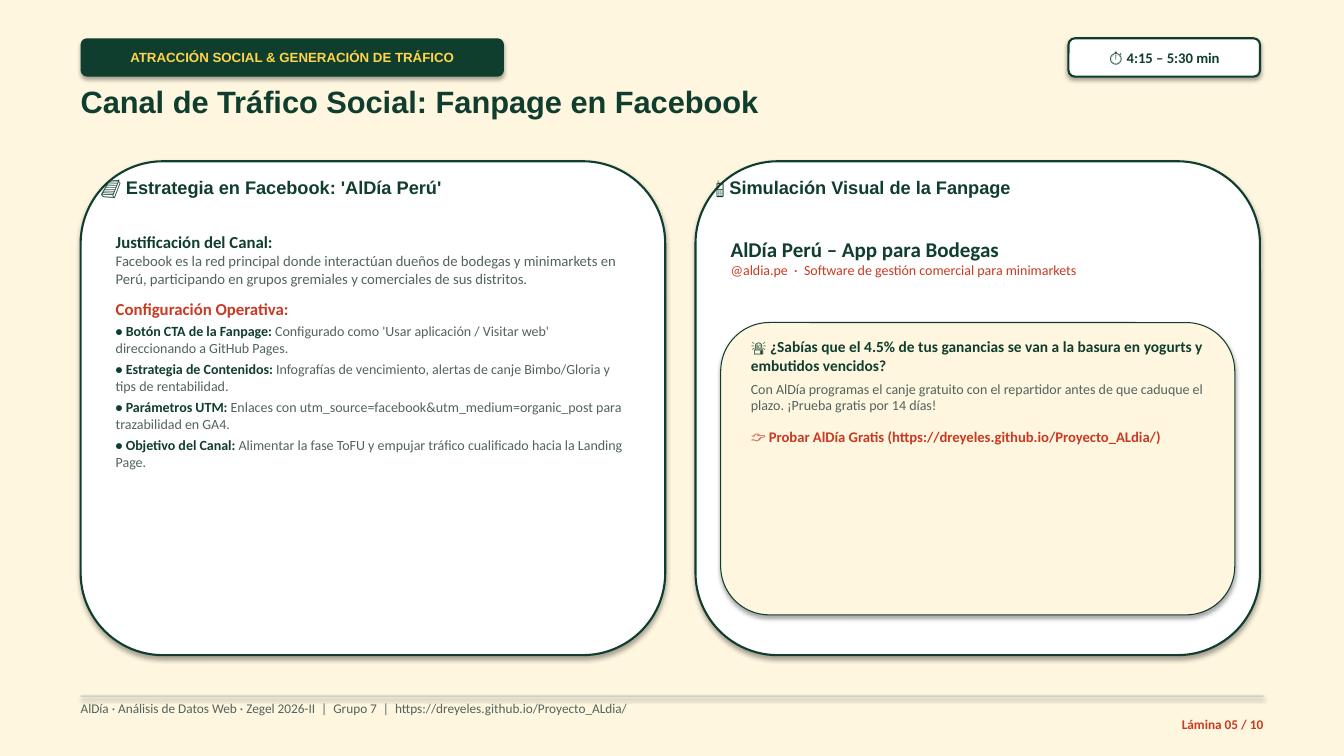
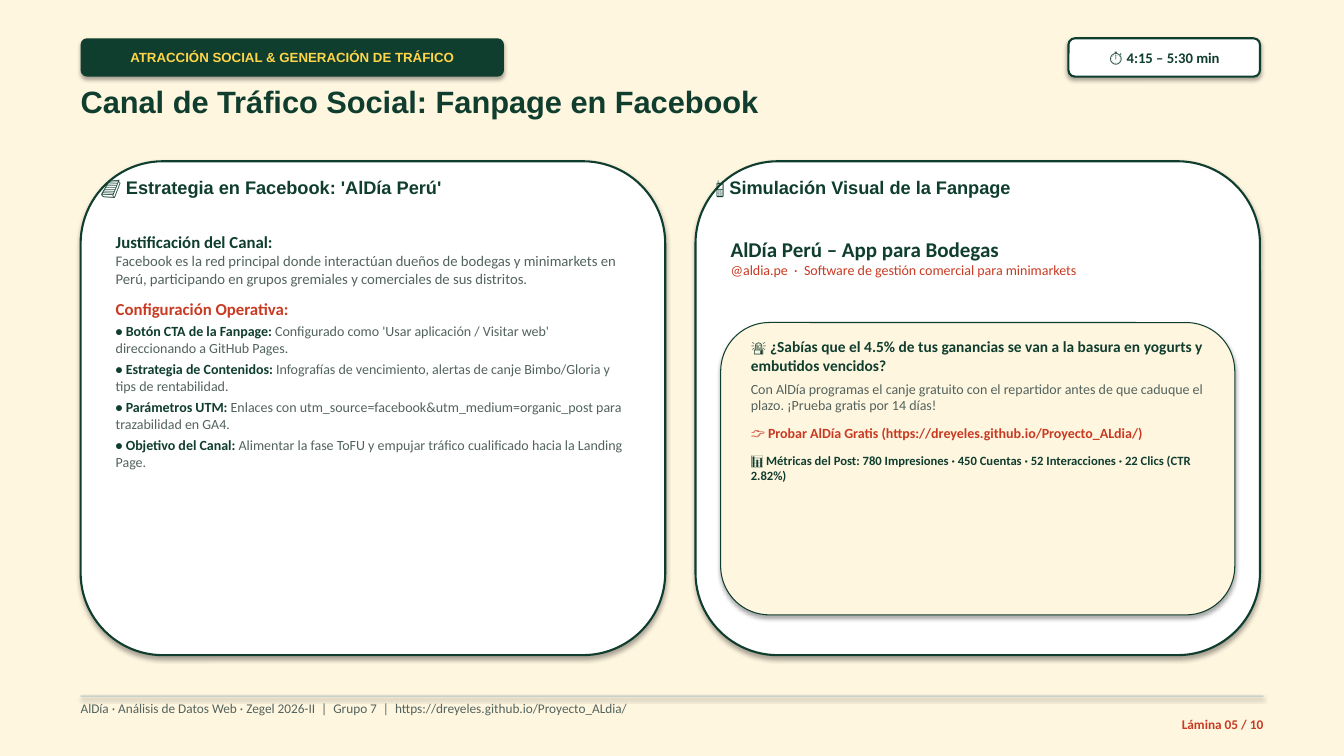
Before and after one commit to Dreyeles/Proyecto_ALdia, a slide deck: slide 5 of Presentacion_Avance1_Analisis_Datos_Web.pptx. Drawn at 1344x756 pixels with LibreOffice and Linux fonts; fonts in the diff are those of the drawing. Boxes give left, top, right and bottom in pixels: in the first picture for what was removed or moved away, otherwise in the second. Text is boxed around its words. In the diff, an @@ line names an element or a change of style, - is before the commit and + after.

Commit message:
feat: simular y correlacionar metricas de Facebook con telemetria de Google Analytics 4 (funnel 450 alcance -> 22 clics -> 20 sesiones -> 3 conversiones)

```diff
--- a/Presentacion_Avance1_Analisis_Datos_Web.pptx
+++ b/Presentacion_Avance1_Analisis_Datos_Web.pptx
@@ text at (768,428,1143,441): size 10.5 to 10 pt in "👉 Probar AlDía Gratis (https://dreyeles.github.io/Proyecto_A ..."; less space between paragraphs @@
@@ text at (751,456,1191,482): paragraph added @@
+📊 Métricas del Post: 780 Impresiones · 450 Cuentas · 52 Interacciones · 22 Clics (CTR 2.82%)
```
Also in this commit, not shown: 2 other slides changed, 3 other files.
